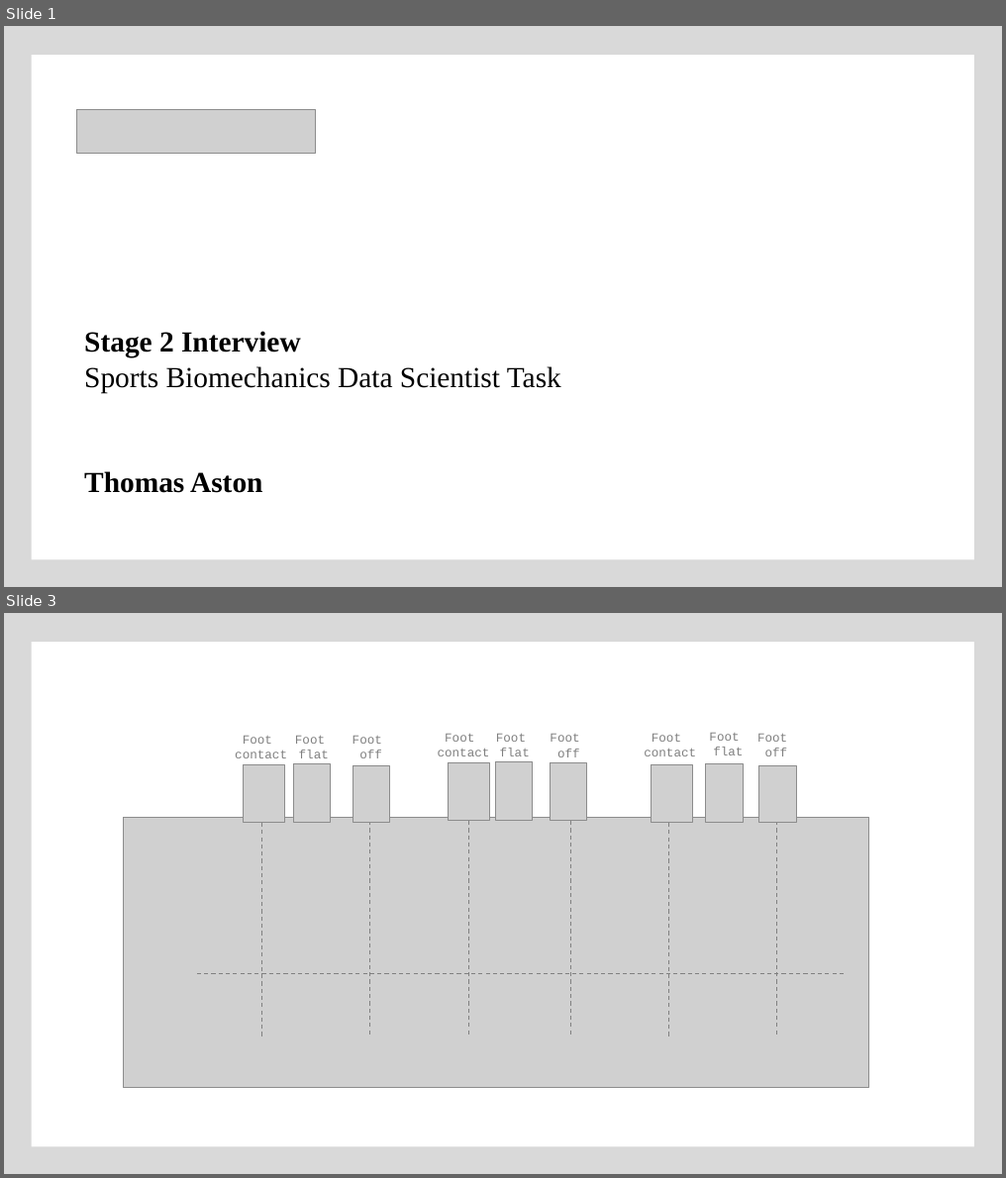
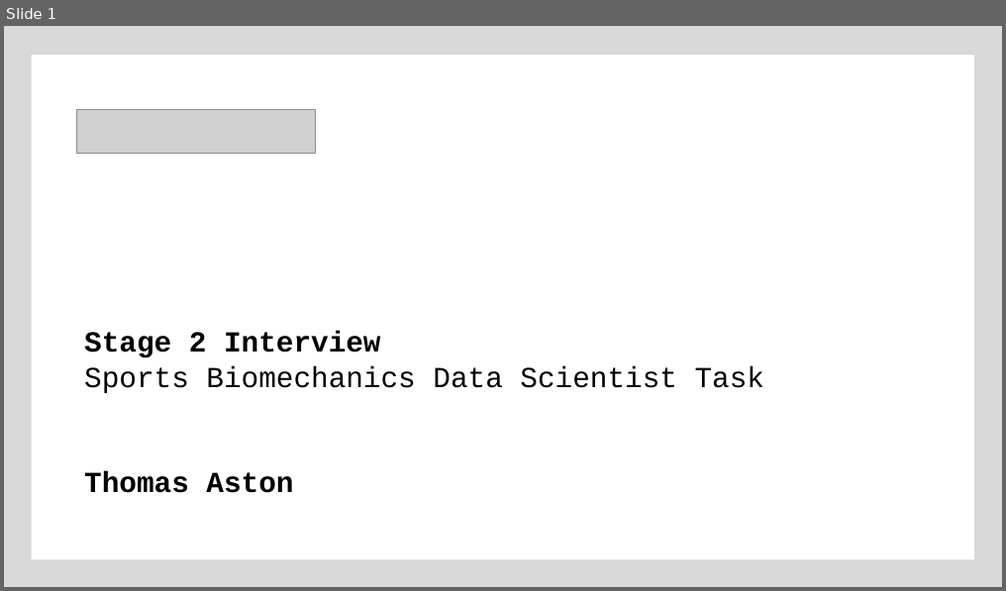
Before and after one commit to ThomasAston/movetru, a slide deck: presentation/slides.pptx. Shown one above the other, each under a label of ours: slides 1 and 3 before the commit, slide 1 after it; the slides between them are not shown. The pictures are 1006x1178 and 1006x591 pixels, drawn with LibreOffice and Linux fonts; fonts in the diff are those of the drawing; grey boxes stand for pictures. Boxes give left, top, right and bottom in pixels: in the first picture for what was removed or moved away, otherwise in the second. Text is boxed around its words. In the diff, an @@ line names an element or a change of style, - is before the commit and + after.

```diff
--- a/presentation/slides.pptx
+++ b/presentation/slides.pptx
@@ slide 3 removed at box(4, 613, 1002, 1174), background #D9D9D9; not listed: 1 template element that a slide beside it also shows @@
@@ group removed at box(99, 686, 899, 1118): 10 pictures, 9 texts, 7 lines, 1 rectangle @@
-Foot
-contact
-Foot
-flat
-Foot
-off
-Foot
-contact
-Foot
-flat
-Foot
-off
-Foot
-contact
-Foot
-flat
-Foot
-off
@@ slide 1 changed as well @@
@@ text "Stage 2 Interview" at box(84, 331, 764, 493): font Times New Roman to Courier New @@
```
Also in this commit, not shown: 8 slides added, 3 other slides removed.
